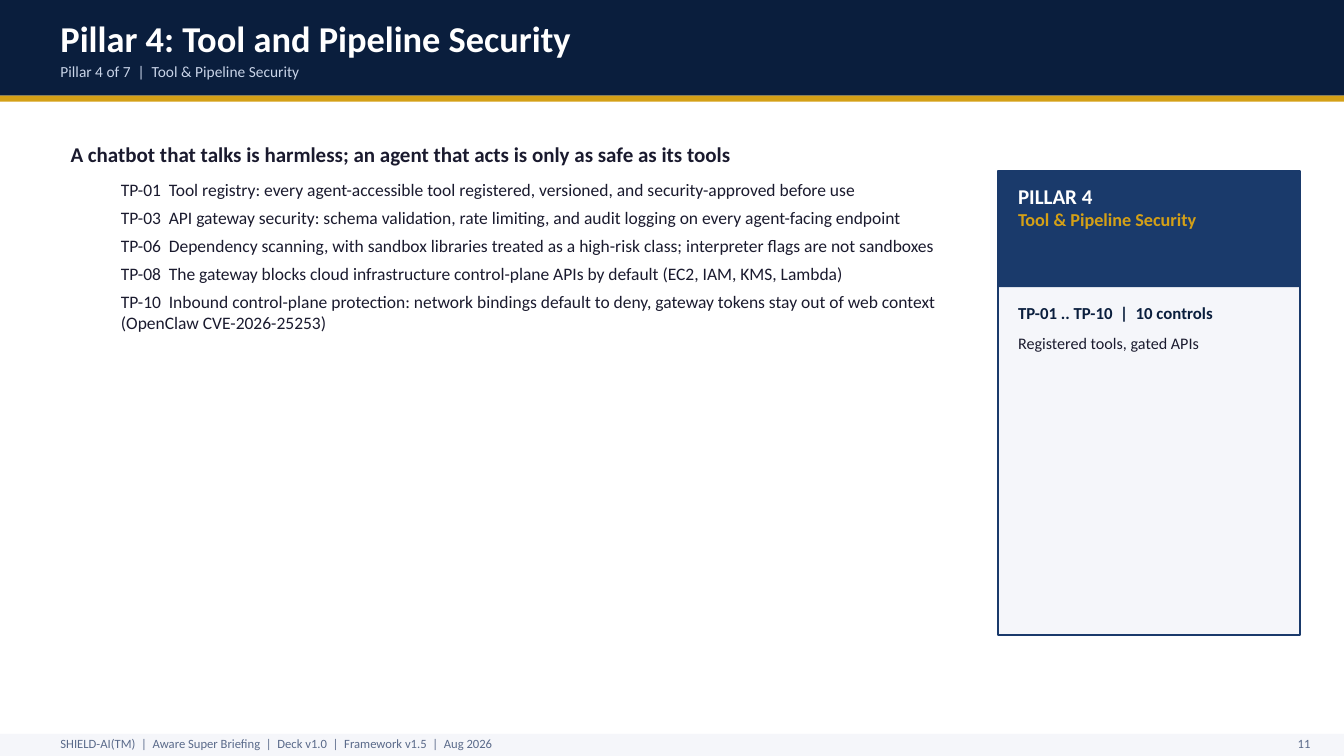
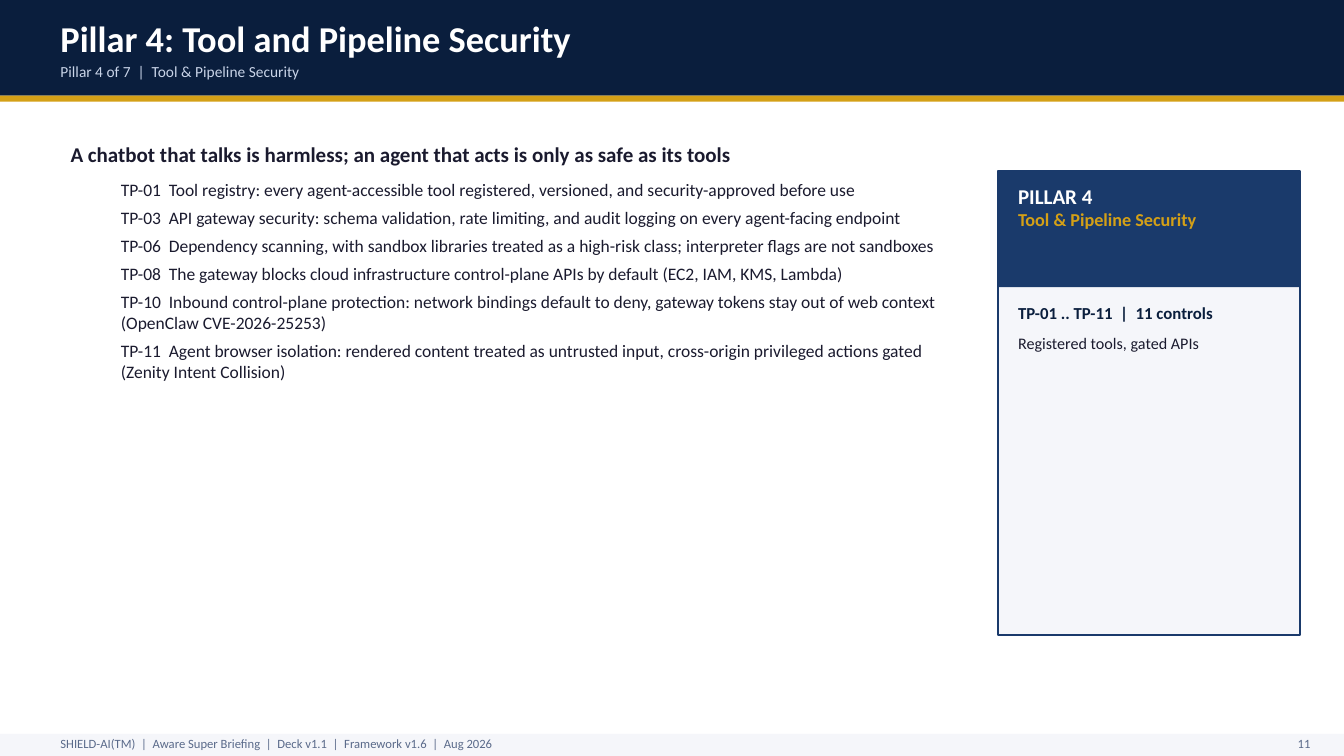
Before and after one commit to monch1962/shield-ai, a slide deck: slide 12 of client-specific/aware-super/shield-ai-deck-aware-super.pptx. Drawn at 1344x756 pixels with LibreOffice and Linux fonts; fonts in the diff are those of the drawing. Boxes give left, top, right and bottom in pixels: in the first picture for what was removed or moved away, otherwise in the second. Text is boxed around its words. In the diff, an @@ line names an element or a change of style, - is before the commit and + after.

Commit message:
Complete v1.6 weekly cycle delivery: decks, builds, verification, humanisation
- Deck HTML footers bumped v1.5 -> v1.6 across business, buyers-journey-bridge,
  and technical decks; control counts 55 -> 57; incident counts 25 -> 32;
  deck PDFs regenerated (14/7/27 slides)
- Client decks rebuilt to framework v1.6: defence v1.2 -> v1.3, aware-super
  v1.0 -> v1.1 (MS-10/TP-11 pillar bullets, evidence slides refreshed,
  footers/manifests/framework_version updated); VERSIONS.md rows added
- tools/build_docs.sh run; pypdf/EPUB verification confirms MS-10, TP-11,
  v1.6, G20/G21, and list rendering in all outputs
- Paragraph-adjacent list spacing scan: 0 real junctions repo-wide
- Humanizer pass on gap-analysis report prose (exec summary + v1.6 narrative);
  data/controls/severities untouched
- New Rego stubs for MS-10 and TP-11 (57 total) + sweep helper scripts

```diff
--- a/client-specific/aware-super/shield-ai-deck-aware-super.pptx
+++ b/client-specific/aware-super/shield-ai-deck-aware-super.pptx
@@ text at box(1018, 307, 1212, 319): text changed @@
-TP-01 .. TP-10 | 10 controls
+TP-01 .. TP-11 | 11 controls
@@ text at box(121, 345, 922, 381): paragraph added @@
+  TP-11 Agent browser isolation: rendered content treated as untrusted input, cross-origin privileged actions gated (Zenity Intent Collision)
@@ text at box(60, 739, 493, 750): text changed @@
-SHIELD-AI(TM) | Aware Super Briefing | Deck v1.0 | Framework v1.5 | Aug 2026
+SHIELD-AI(TM) | Aware Super Briefing | Deck v1.1 | Framework v1.6 | Aug 2026
```
Also in this commit, not shown: 23 other slides changed, 39 other files.
